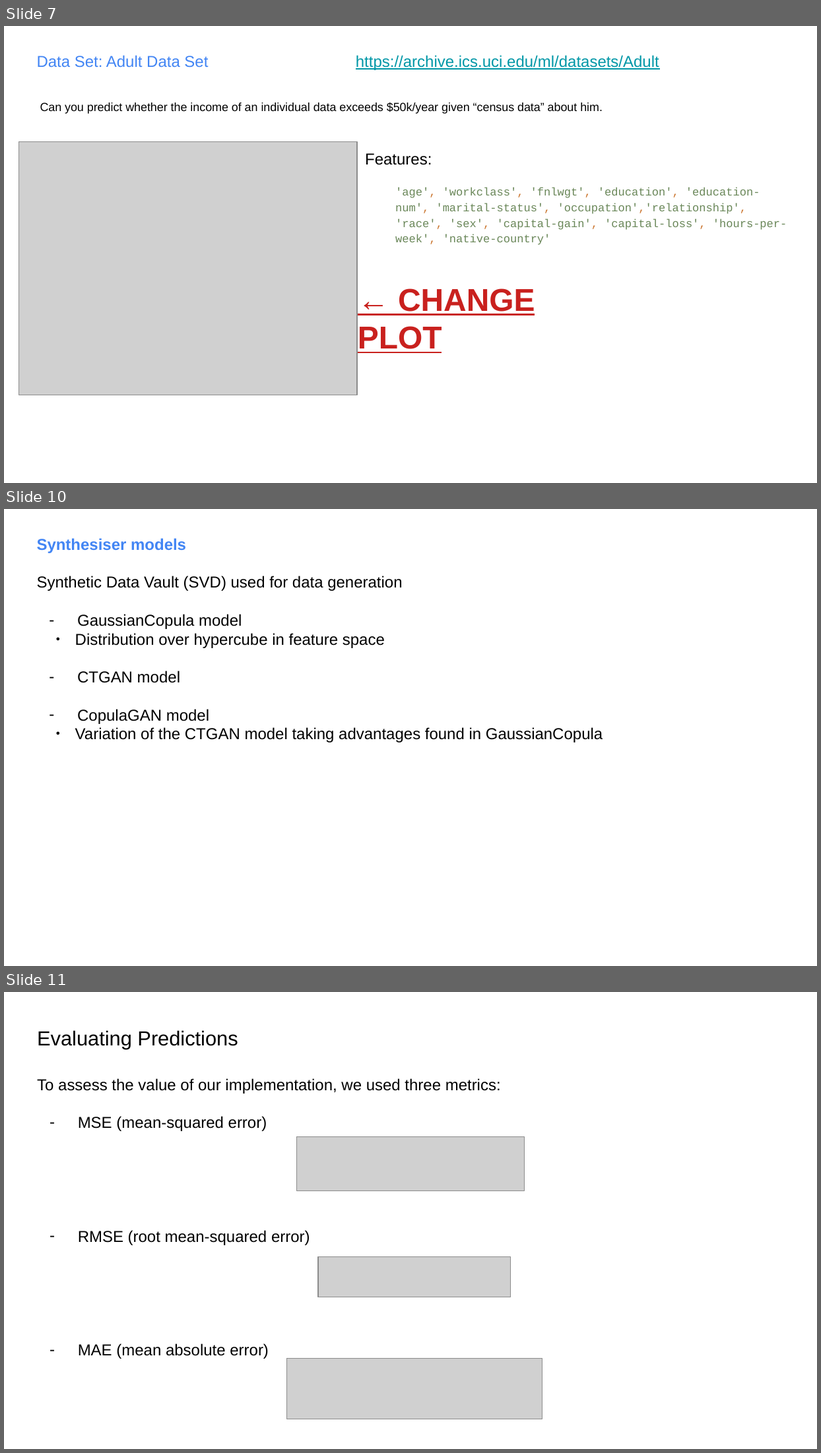
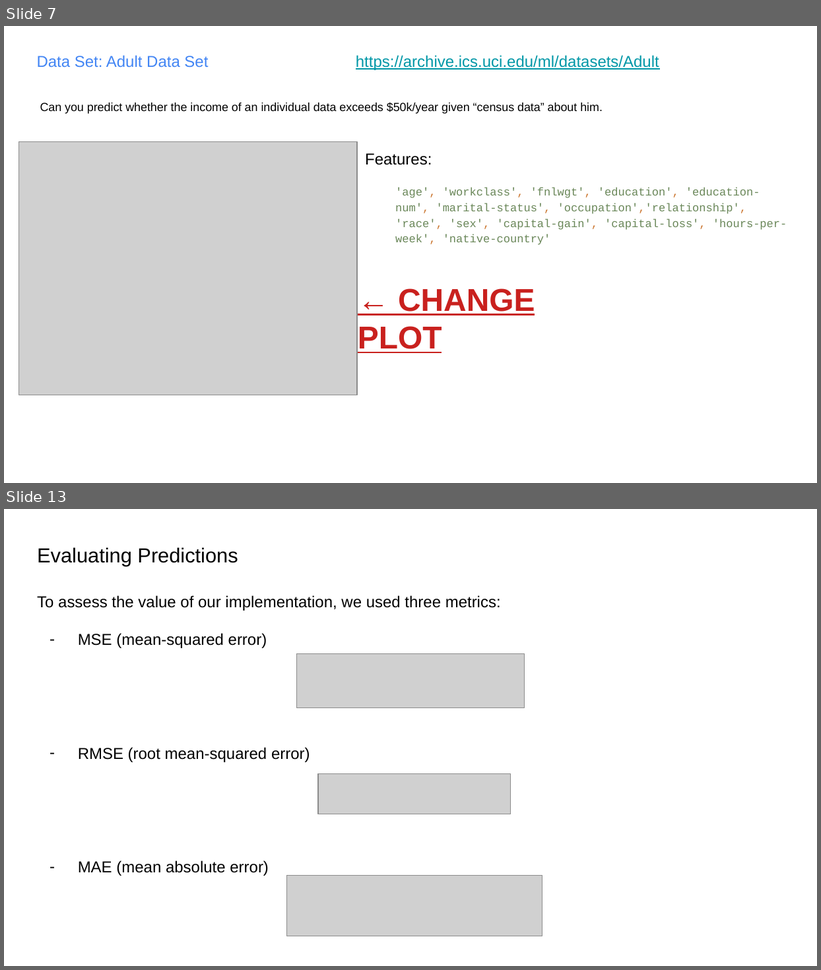
Before and after one commit to fambrogi/MachineLearning, a slide deck: ex_3/Slides_ML_3.pptx. Shown one above the other, each under a label of ours: slides 7, 10 and 11 before the commit, slides 7 and 13 after it; the slides between them are not shown. The pictures are 821x1453 and 821x970 pixels, drawn with LibreOffice and Linux fonts; fonts in the diff are those of the drawing; grey boxes stand for pictures. Boxes give left, top, right and bottom in pixels: in the first picture for what was removed or moved away, otherwise in the second. Text is boxed around its words. In the diff, an @@ line names an element or a change of style, - is before the commit and + after.

```diff
--- a/ex_3/Slides_ML_3.pptx
+++ b/ex_3/Slides_ML_3.pptx
@@ slide 10 removed at <box>4,509,817,966</box>, background #FFFFFF @@
@@ text removed at <box>37,538,603,743</box> @@
-Synthesiser models
-Synthetic Data Vault (SVD) used for data generation
-– GaussianCopula model
-  ● Distribution over hypercube in feature space
-– CTGAN model
-– CopulaGAN model
-  ● Variation of the CTGAN model taking advantages found in GaussianCopula
@@ what was slide 11 is now slide 13 @@
```
Also in this commit, not shown: 2 slides changed, 5 slides added, 1 other slide removed.
